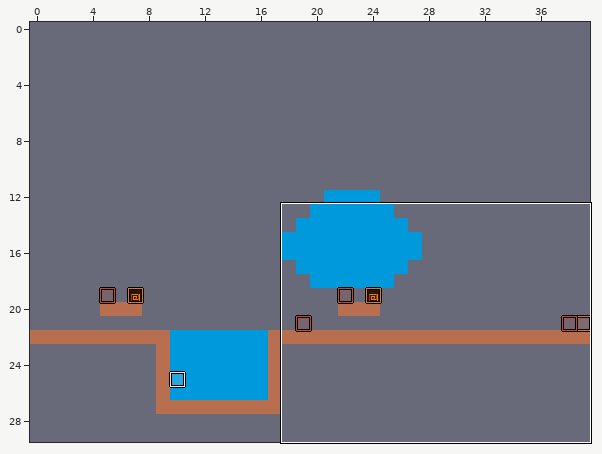
One commit to this LDtk project: tilebuilding/pixeus.ldtk. The picture above shows the old version from afar; the outline marks the close-up.
Close-up. Before the edit:
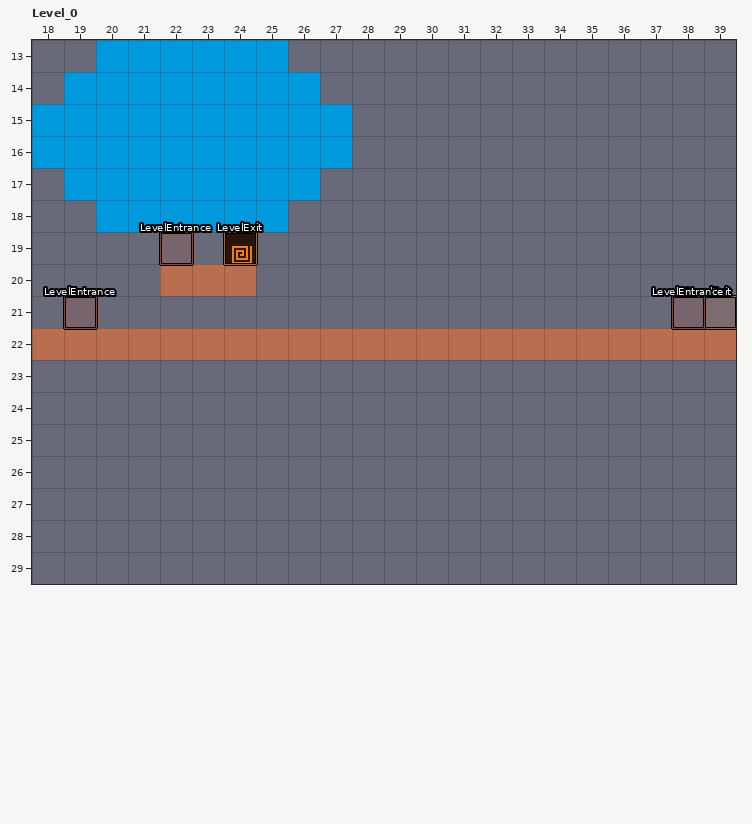
Cells are 16x16 px. Shown: Level_0 x 18..39, y 13..29. The commit also changed other parts of the map, which this record leaves out.
Once edited:
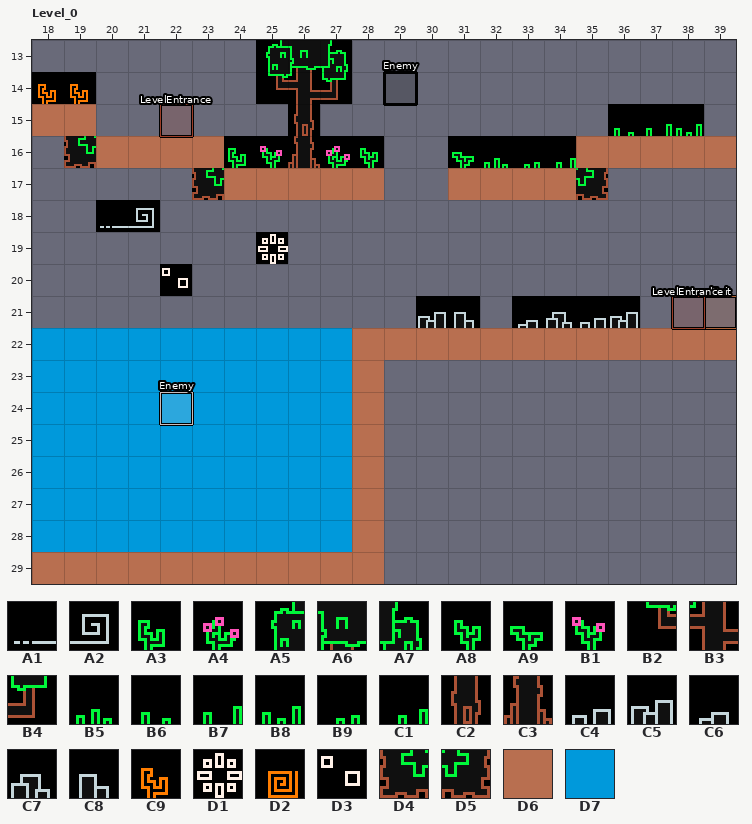
Key: from "Forest": A1 15, A2 16, A3 29, A4 36, A5 37, A6 38, A7 39, A8 40, A9 41, B1 48, B2 49, B3 50, B4 51, B5 52, B6 56, B7 57, B8 58, B9 68, C1 69, C2 78, C3 90, C4 96, C5 97, C6 108, C7 109, C8 111, C9 113, D1 141, D2 153, D3 161 turned 180, D4 168 flipped up-down, D5 168 turned 180; from "MovementTypes": D6 1 "Ground", D7 2 "Water".
__ is an empty cell, ## one hidden under a higher layer.
Objects are placed by their top-left corner, in cells (3,4 is the top-left corner of cell 3,4); size is 1x1 cell unless given.
Change:
Layer "Tiles_Foreground":
y 16: x 25 __ -> B1; x 27 __ -> A4; x 31 __ -> A9; x 33..34 __ __ -> B9 C1
y 21: x 30..31 __ __ -> C5 C8; x 35..36 __ __ -> C4 C5
Layer "Tiles_Ground":
y 13: x 20 ## -> __; x 23 ## -> __
y 14: x 21 ## -> __
y 15: x 22 ## -> __; x 27 ## -> __
y 16: x 18..19 ## __ -> __ D4; x 27 ## -> __
y 17: x 19 ## -> __; x 21 ## -> __; x 23 ## -> D4; x 35 __ -> D5
y 18: x 22..25 ## ## ## ## -> __ __ __ __
y 20: x 23..24 ## ## -> __ __
Layer "Tiles_Background":
y 13: x 25..27 __ __ __ -> A5 A6 A7
y 14: x 18..19 __ __ -> C9 C9; x 25..27 __ __ __ -> B2 B3 B4
y 15: x 26 __ -> C2; x 36..38 __ __ __ -> B6 B7 B8
y 16: x 24 __ -> A3; x 26 __ -> C3; x 28 __ -> A8; x 32 __ -> B5
y 18: x 20..21 __ __ -> A1 A2
y 19: x 24..25 D2 __ -> __ D1
y 20: x 22 __ -> D3
y 21: x 33..34 __ __ -> C6 C7
Layer "Entities":
changed: "LevelEntrance" rectangle at 19,21 -> "LevelEntrance" rectangle at 22,15
changed: "LevelExit" rectangle at 24,19 -> outside this view
changed: "LevelEntrance" rectangle at 22,19 -> outside this view
added: "Enemy" rectangle at 22,24
added: "Enemy" rectangle at 29,14
Layer "MovementTypes":
y 13: x 20..25 D7 D7 D7 D7 D7 D7 -> __ __ __ __ __ __
y 14: x 19..26 D7 D7 D7 D7 D7 D7 D7 D7 -> __ __ __ __ __ __ __ __
y 15: x 18..27 D7 D7 D7 D7 D7 D7 D7 D7 D7 D7 -> D6 D6 __ __ __ __ __ __ __ __
y 16: x 18..27 D7 D7 D7 D7 D7 D7 D7 D7 D7 D7 -> __ __ D6 D6 D6 D6 __ __ __ __; x 35..39 __ __ __ __ __ -> D6 D6 D6 D6 D6
y 17: x 19..28 D7 D7 D7 D7 D7 D7 D7 D7 __ __ -> __ __ __ __ __ D6 D6 D6 D6 D6; x 31..34 __ __ __ __ -> D6 D6 D6 D6
y 18: x 20..25 D7 D7 D7 D7 D7 D7 -> __ __ __ __ __ __
y 20: x 22..24 D6 D6 D6 -> __ __ __
y 22: x 18..27 D6 D6 D6 D6 D6 D6 D6 D6 D6 D6 -> D7 D7 D7 D7 D7 D7 D7 D7 D7 D7
y 23..28: x 18..28 __ __ __ __ __ __ __ __ __ __ __ -> D7 D7 D7 D7 D7 D7 D7 D7 D7 D7 D6
y 29: x 18..28 __ __ __ __ __ __ __ __ __ __ __ -> D6 D6 D6 D6 D6 D6 D6 D6 D6 D6 D6
